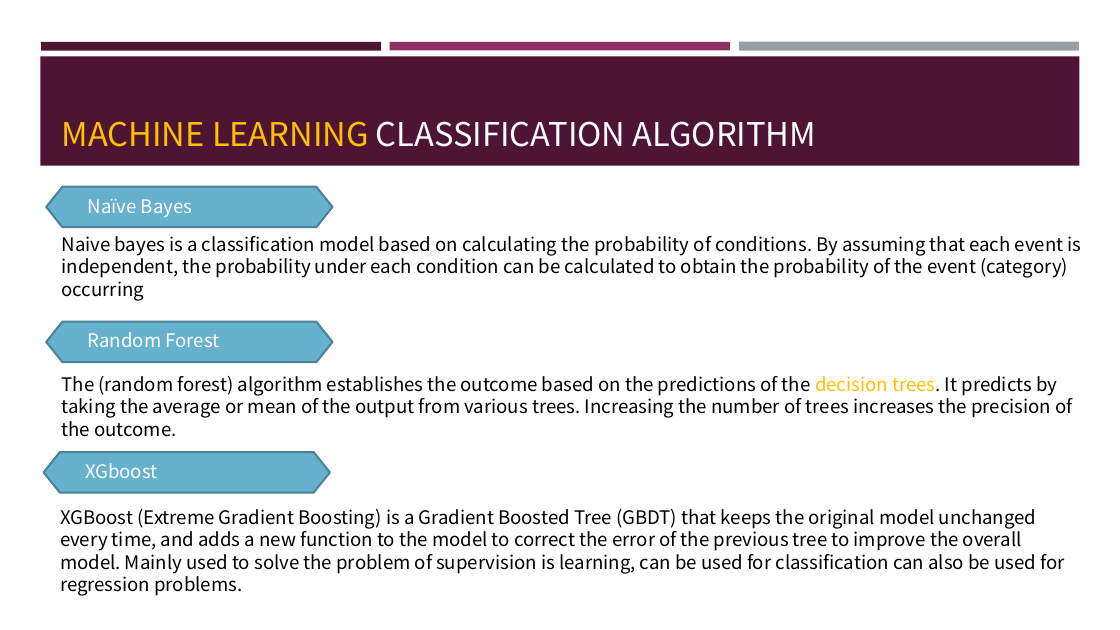
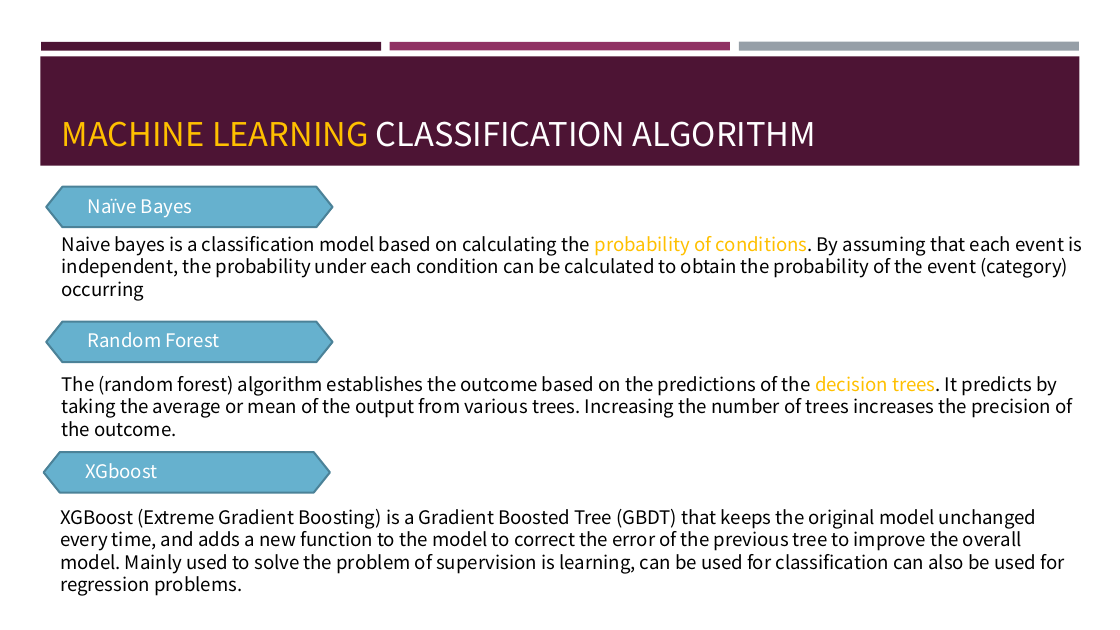
Before and after one commit to frankye1000/NYCU-DigitalMedicine, a slide deck: slide 12 of Case_Presentation_1/ppt/case1.pptx. Drawn at 1120x630 pixels with LibreOffice and Linux fonts; fonts in the diff are those of the drawing. Boxes give left, top, right and bottom in pixels: in the first picture for what was removed or moved away, otherwise in the second. Text is boxed around its words. In the diff, an @@ line names an element or a change of style, - is before the commit and + after.

```diff
--- a/Case_Presentation_1/ppt/case1.pptx
+++ b/Case_Presentation_1/ppt/case1.pptx
@@ text "Naive bayes is a classification ..." at (62, 236, 1082, 301): text colour #000000 to #FFC000 in "probability of conditions." @@
```
Also in this commit, not shown: 2 other slides changed, 2 slides added, 1 slide removed, 4 other files.
